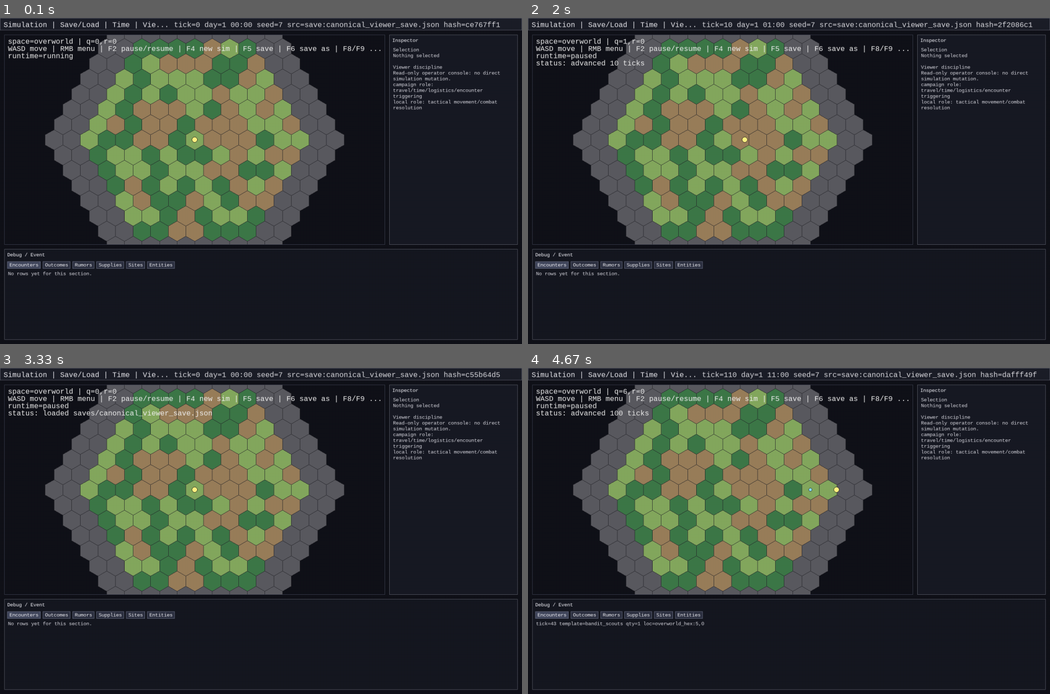
Above: before the commit, frames 1-4 (two rows, left to right).
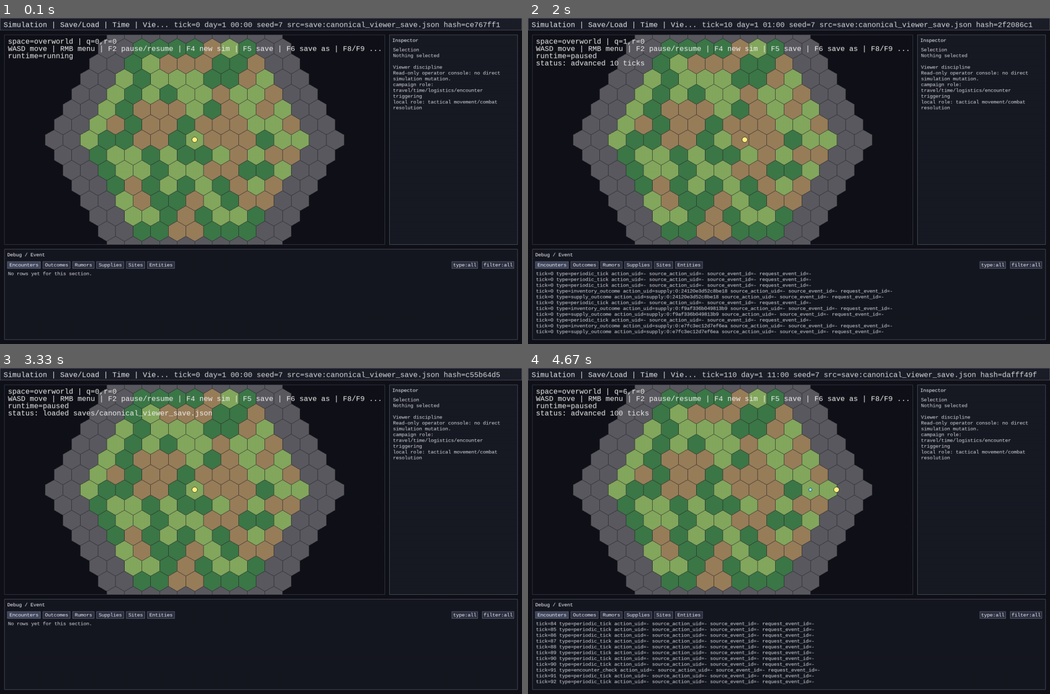
Above: after the commit, the same moments.

Repository: 7seasdotnet/Hexcrawler2
Game: pygame game, started from src/hexcrawler/__main__.py
The game is run twice, just before and just after one commit, with the same random seed, the same clock (stepped at 60 frames per second) and the same inputs.
Inputs:
- Up to frame 1 (0.1 s): no input
- Up to frame 2 (2 s): tap 2 at 0.33, 0.82 s; hold F2 0.67-1.13 s; hold D 0.67-1.13 s; hold F4 1.22-1.68 s; hold D 1.22-1.68 s; hold F5 from 1.77 s (still down); hold D from 1.77 s (still down); tap 1 at 1.92 s
- Up to frame 3 (3.33 s): release F5 at 2.23 s; release D at 2.23 s; hold D 2.32-2.78 s; tap 2 at 2.47 s; hold W 2.87-3.17 s; hold F8 from 3.2 s (still down); hold D from 3.2 s (still down)
- Up to frame 4 (4.67 s): tap 1 at 3.35 s; release F8 at 3.67 s; release D at 3.67 s; hold D 3.7-4.17 s; tap 2 at 3.85 s; hold A from 4.2 s (still down)

The runs differ from the first frame. In frame 1, 0.3% of the frame differs, in the area x 86-99%, y 74-77%; in frame 2, 4.1%, in the area x 1-99%, y 74-97%; in frame 3, 0.3%; in frame 4, 3.5%.

Commit message:
Tighten selected-context debug filtering semantics

Diff:
--- a/src/hexcrawler/cli/pygame_viewer.py
+++ b/src/hexcrawler/cli/pygame_viewer.py
@@ -425,6 +425,9 @@
     spawn_count: int
     entity_count: int
     rumor_signature: str
+    selected_entity_id: str | None
+    debug_filter_mode: str
+    debug_event_type_filter: str | None
 
 
 @dataclass
@@ -433,8 +436,153 @@
     rows_by_section: dict[str, list[str]] = field(default_factory=dict)
 
 
+@dataclass
+class DebugFilterState:
+    mode: str = "all"
+    event_type_filter: str | None = None
+
+
+DEBUG_FILTER_MODE_ORDER: tuple[str, ...] = ("all", "selected_entity", "selected_context", "outcomes_only")
+DEBUG_CONTEXT_FILTER_KEYS: tuple[str, ...] = ("action_uid", "source_action_uid", "source_event_id", "request_event_id")
+
+
 RUMOR_KIND_FILTER_ORDER: tuple[str | None, ...] = (None, "group_arrival", "claim_opportunity", "site_claim")
 
+
+
+
+def _debug_event_type(entry: dict[str, Any]) -> str:
+    return str(entry.get("event_type", "?"))
+
+
+def _debug_context_fields_from_entry(entry: dict[str, Any]) -> dict[str, str]:
+    params = entry.get("params") if isinstance(entry.get("params"), dict) else {}
+    fields: dict[str, str] = {}
+    for key in DEBUG_CONTEXT_FILTER_KEYS:
+        value = params.get(key)
+        if isinstance(value, str) and value:
+            fields[key] = value
+    return fields
+
+
+def _derive_selected_context_filters(
+    sim: Simulation,
+    *,
+    selected_entity_id: str | None,
+    selected_entity: EntityState | None,
+) -> dict[str, frozenset[str]]:
+    filters: dict[str, set[str]] = {key: set() for key in DEBUG_CONTEXT_FILTER_KEYS}
+
+    if selected_entity is not None and isinstance(selected_entity.source_action_uid, str) and selected_entity.source_action_uid:
+        filters["action_uid"].add(selected_entity.source_action_uid)
+
+    preferred_action_uid: str | None = None
+    if selected_entity is not None and isinstance(selected_entity.source_action_uid, str) and selected_entity.source_action_uid:
+        preferred_action_uid = selected_entity.source_action_uid
+
+    if selected_entity_id is not None:
+        for entry in reversed(sim.get_event_trace()):
+            if not isinstance(entry, dict) or not _event_trace_entry_mentions_entity(entry, selected_entity_id):
+                continue
+            entry_fields = _debug_context_fields_from_entry(entry)
+            if preferred_action_uid is not None and entry_fields.get("action_uid") != preferred_action_uid:
+                continue
+            for key, value in entry_fields.items():
+                filters[key].add(value)
+            break
+
+    return {
+        key: frozenset(sorted(values))
+        for key, values in filters.items()
+        if values
+    }
+
+
+def _event_trace_entry_matches_event_type(entry: dict[str, Any], event_type_filter: str | None) -> bool:
+    if event_type_filter is None:
+        return True
+    return _debug_event_type(entry) == event_type_filter
+
+
+def _event_trace_entry_matches_context_filters(
+    entry: dict[str, Any],
+    context_filters: dict[str, frozenset[str]],
+) -> bool:
+    if not context_filters:
+        return False
+    params = entry.get("params") if isinstance(entry.get("params"), dict) else {}
+    for key, allowed_values in context_filters.items():
+        value = params.get(key)
+        if isinstance(value, str) and value in allowed_values:
+            return True
+    return False
+
+
+def _cycle_debug_filter_mode(debug_filter_state: DebugFilterState) -> None:
+    current_index = DEBUG_FILTER_MODE_ORDER.index(debug_filter_state.mode) if debug_filter_state.mode in DEBUG_FILTER_MODE_ORDER else 0
+    debug_filter_state.mode = DEBUG_FILTER_MODE_ORDER[(current_index + 1) % len(DEBUG_FILTER_MODE_ORDER)]
+
+
+def _cycle_debug_event_type_filter(sim: Simulation, debug_filter_state: DebugFilterState) -> None:
+    event_types = sorted({_debug_event_type(entry) for entry in sim.get_event_trace() if isinstance(entry, dict)})
+    order: list[str | None] = [None, *event_types]
+    current_index = order.index(debug_filter_state.event_type_filter) if debug_filter_state.event_type_filter in order else 0
+    debug_filter_state.event_type_filter = order[(current_index + 1) % len(order)]
+
+
+def _debug_filter_label(debug_filter_state: DebugFilterState) -> str:
+    event_type = debug_filter_state.event_type_filter if debug_filter_state.event_type_filter is not None else "all"
+    return f"mode={debug_filter_state.mode} type={event_type}"
+
+
+def _build_debug_filter_trace_rows(
+    sim: Simulation,
+    *,
+    selected_entity_id: str | None,
+    selected_context_filters: dict[str, frozenset[str]],
+    event_type_filter: str | None,
+    mode: str,
+) -> list[dict[str, Any]]:
+    include_outcome_types = {ENCOUNTER_ACTION_OUTCOME_EVENT_TYPE, EXPLORATION_OUTCOME_EVENT_TYPE, INTERACTION_OUTCOME_EVENT_TYPE}
+    rows: list[dict[str, Any]] = []
+    for entry in sim.get_event_trace():
+        if not isinstance(entry, dict):
+            continue
+        if not _event_trace_entry_matches_event_type(entry, event_type_filter):
+            continue
+        if mode == "selected_entity" and selected_entity_id is not None:
+            if not _event_trace_entry_mentions_entity(entry, selected_entity_id):
+                continue
+        elif mode == "selected_context":
+            if not _event_trace_entry_matches_context_filters(entry, selected_context_filters):
+                continue
+        elif mode == "outcomes_only":
+            if _debug_event_type(entry) not in include_outcome_types:
+                continue
+        rows.append(entry)
+    return rows
+
+
+def _format_debug_trace_row(entry: dict[str, Any]) -> str:
+    params = entry.get("params") if isinstance(entry.get("params"), dict) else {}
+    event_type = _debug_event_type(entry)
+    tick = entry.get("tick", "?")
+    action_uid = params.get("action_uid", "-")
+    if not isinstance(action_uid, str) or not action_uid:
+        action_uid = "-"
+    source_action_uid = params.get("source_action_uid", "-")
+    if not isinstance(source_action_uid, str) or not source_action_uid:
+        source_action_uid = "-"
+    source_event_id = params.get("source_event_id", "-")
+    if not isinstance(source_event_id, str) or not source_event_id:
+        source_event_id = "-"
+    request_event_id = params.get("request_event_id", "-")
+    if not isinstance(request_event_id, str) or not request_event_id:
+        request_event_id = "-"
+    return (
+        f"tick={tick} type={event_type} action_uid={action_uid} source_action_uid={source_action_uid} "
+        f"source_event_id={source_event_id} request_event_id={request_event_id}"
+    )
 
 @dataclass(frozen=True)
 class MarkerRecord:
@@ -1480,7 +1628,7 @@
     return content_rect, wrapped_count
 
 
-def _debug_panel_cache_key(sim: Simulation, rumor_state: RumorPanelState) -> DebugPanelCacheKey:
+def _debug_panel_cache_key(sim: Simulation, rumor_state: RumorPanelState, debug_filter_state: DebugFilterState) -> DebugPanelCacheKey:
     rumor_signature = json.dumps({
         "mode": rumor_state.mode,
         "kind": rumor_state.kind_filter,
@@ -1498,23 +1646,27 @@
         spawn_count=len(sim.state.world.spawn_descriptors),
         entity_count=len(sim.state.entities),
         rumor_signature=rumor_signature,
+        selected_entity_id=sim.selected_entity_id(owner_entity_id=PLAYER_ID),
+        debug_filter_mode=debug_filter_state.mode,
+        debug_event_type_filter=debug_filter_state.event_type_filter,
     )
 
 
 def build_debug_panel_render_cache(
     sim: Simulation,
     rumor_state: RumorPanelState,
+    debug_filter_state: DebugFilterState,
     cache: DebugPanelRenderCache,
 ) -> dict[str, list[str]]:
-    next_key = _debug_panel_cache_key(sim, rumor_state)
+    next_key = _debug_panel_cache_key(sim, rumor_state, debug_filter_state)
     if cache.key == next_key and cache.rows_by_section:
         return cache.rows_by_section
     cache.key = next_key
-    cache.rows_by_section = _debug_rows_by_section(sim, rumor_state)
+    cache.rows_by_section = _debug_rows_by_section(sim, rumor_state, debug_filter_state)
     return cache.rows_by_section
 
 
-def _debug_rows_by_section(sim: Simulation, rumor_state: RumorPanelState) -> dict[str, list[str]]:
+def _debug_rows_by_section(sim: Simulation, rumor_state: RumorPanelState, debug_filter_state: DebugFilterState) -> dict[str, list[str]]:
     spawned_entities = [
         entity
         for entity in sorted(sim.state.entities.values(), key=lambda current: current.entity_id)
@@ -1541,23 +1693,39 @@
         )
         for record in sim.state.world.spawn_descriptors
     ])
-    encounter_rows = recent_signals + recent_tracks + recent_spawns
-
-    filtered_trace = [
+    selected_entity_id = sim.selected_entity_id(owner_entity_id=PLAYER_ID)
+    selected_entity = sim.state.entities.get(selected_entity_id) if selected_entity_id is not None else None
+    selected_context_filters = _derive_selected_context_filters(
+        sim,
+        selected_entity_id=selected_entity_id,
+        selected_entity=selected_entity,
+    )
+
+    filtered_trace = _build_debug_filter_trace_rows(
+        sim,
+        selected_entity_id=selected_entity_id,
+        selected_context_filters=selected_context_filters,
+        event_type_filter=debug_filter_state.event_type_filter,
+        mode=debug_filter_state.mode,
+    )
+    encounter_trace_rows = _section_entries([_format_debug_trace_row(entry) for entry in filtered_trace])
+    encounter_rows = _section_entries(recent_signals + recent_tracks + recent_spawns + encounter_trace_rows)
+
+    outcome_trace = [
         entry
-        for entry in sim.get_event_trace()
-        if entry.get("event_type") in {ENCOUNTER_ACTION_OUTCOME_EVENT_TYPE, EXPLORATION_OUTCOME_EVENT_TYPE, INTERACTION_OUTCOME_EVENT_TYPE}
+        for entry in filtered_trace
+        if _debug_event_type(entry) in {ENCOUNTER_ACTION_OUTCOME_EVENT_TYPE, EXPLORATION_OUTCOME_EVENT_TYPE, INTERACTION_OUTCOME_EVENT_TYPE}
     ]
     outcome_rows = _section_entries([
         (
             f"tick={entry.get('tick', '?')} action_uid={params.get('action_uid', '?')} action={params.get('action_type', params.get('action', '?'))} "
             f"outcome={params.get('outcome', '?')} template={params.get('template_id', '-') or '-'}"
         )
-        for entry in filtered_trace
+        for entry in outcome_trace
         for params in [entry.get("params") if isinstance(entry.get("params"), dict) else {}]
     ])
 
-    supply_outcomes = [entry for entry in sim.get_event_trace() if entry.get("event_type") == SUPPLY_OUTCOME_EVENT_TYPE]
+    supply_outcomes = [entry for entry in filtered_trace if entry.get("event_type") == SUPPLY_OUTCOME_EVENT_TYPE]
     supply_rows = _section_entries([
         (
             f"tick={entry.get('tick', '?')} entity={params.get('entity_id', '?')} item={params.get('item_id', '?')} "
@@ -1601,13 +1769,14 @@
     scroll_state: EncounterPanelScrollState,
     active_section: str,
     rumor_state: RumorPanelState,
+    debug_filter_state: DebugFilterState,
     panel_rect: pygame.Rect,
     cache: DebugPanelRenderCache,
 ) -> tuple[dict[str, pygame.Rect], dict[str, int]]:
     content_rect = _render_panel_frame(screen, panel_rect, "Debug / Event", font, bg_color=(22, 24, 33))
     section_rects: dict[str, pygame.Rect] = {}
 
-    rows_by_section = build_debug_panel_render_cache(sim, rumor_state, cache)
+    rows_by_section = build_debug_panel_render_cache(sim, rumor_state, debug_filter_state, cache)
     section_counts = {section: len(rows) for section, rows in rows_by_section.items()}
 
     tab_x = content_rect.x
@@ -1621,6 +1790,28 @@
         screen.blit(tab_surface, (tab_rect.x + 6, tab_rect.y + 2))
         section_rects[section_name] = tab_rect
         tab_x = tab_rect.right + 6
+
+    filter_mode_text = _truncate_text_to_pixel_width(f"filter:{debug_filter_state.mode}", font, max(60, content_rect.width // 3))
+    filter_mode_surface = font.render(filter_mode_text, True, (240, 240, 245))
+    filter_mode_rect = pygame.Rect(content_rect.right - filter_mode_surface.get_width() - 10, tab_y, filter_mode_surface.get_width() + 8, 20)
+    pygame.draw.rect(screen, (44, 48, 64), filter_mode_rect)
+    pygame.draw.rect(screen, (110, 115, 135), filter_mode_rect, 1)
+    screen.blit(filter_mode_surface, (filter_mode_rect.x + 4, filter_mode_rect.y + 2))
+    section_rects["debug_filter_mode"] = filter_mode_rect
+
+    type_label = debug_filter_state.event_type_filter if debug_filter_state.event_type_filter is not None else "all"
+    filter_type_text = _truncate_text_to_pixel_width(f"type:{type_label}", font, max(60, content_rect.width // 3))
+    filter_type_surface = font.render(filter_type_text, True, (240, 240, 245))
+    filter_type_rect = pygame.Rect(
+        max(content_rect.x, filter_mode_rect.x - filter_type_surface.get_width() - 20),
+        tab_y,
+        filter_type_surface.get_width() + 8,
+        20,
+    )
+    pygame.draw.rect(screen, (44, 48, 64), filter_type_rect)
+    pygame.draw.rect(screen, (110, 115, 135), filter_type_rect, 1)
+    screen.blit(filter_type_surface, (filter_type_rect.x + 4, filter_type_rect.y + 2))
+    section_rects["debug_filter_type"] = filter_type_rect
 
     rows_rect = pygame.Rect(content_rect.x, tab_y + 26, content_rect.width, max(1, content_rect.bottom - (tab_y + 26)))
     section_rects["rows"] = rows_rect
@@ -2326,6 +2517,7 @@
     panel_section_counts: dict[str, int] = {}
     active_panel_section = "encounters"
     rumor_panel_state = RumorPanelState()
+    debug_filter_state = DebugFilterState()
     show_local_arena_overlay = False
     debug_panel_cache = DebugPanelRenderCache()
 
@@ -2402,6 +2594,12 @@
             elif event.type == pygame_module.KEYDOWN and event.key == pygame_module.K_F3:
                 show_local_arena_overlay = not show_local_arena_overlay
                 status_message = f"local arena overlay {'on' if show_local_arena_overlay else 'off'}"
+            elif event.type == pygame_module.KEYDOWN and event.key == pygame_module.K_F10:
+                _cycle_debug_filter_mode(debug_filter_state)
+                status_message = _debug_filter_label(debug_filter_state)
+            elif event.type == pygame_module.KEYDOWN and event.key == pygame_module.K_F11:
+                _cycle_debug_event_type_filter(sim, debug_filter_state)
+                status_message = _debug_filter_label(debug_filter_state)
             elif event.type == pygame_module.KEYDOWN and event.key in (pygame_module.K_PAGEUP, pygame_module.K_PAGEDOWN):
                 delta = -1 if event.key == pygame_module.K_PAGEUP else 1
                 panel_scroll.scroll(
@@ -2439,7 +2637,13 @@
                     if section_rect is not None and section_rect.collidepoint(event.pos):
                         active_panel_section = section_name
                         break
-                if active_panel_section == "rumors":
+                if panel_section_rects.get("debug_filter_mode") is not None and panel_section_rects["debug_filter_mode"].collidepoint(event.pos):
+                    _cycle_debug_filter_mode(debug_filter_state)
+                    status_message = _debug_filter_label(debug_filter_state)
+                elif panel_section_rects.get("debug_filter_type") is not None and panel_section_rects["debug_filter_type"].collidepoint(event.pos):
+                    _cycle_debug_event_type_filter(sim, debug_filter_state)
+                    status_message = _debug_filter_label(debug_filter_state)
+                elif active_panel_section == "rumors":
                     if panel_section_rects.get("rumor_kind") is not None and panel_section_rects["rumor_kind"].collidepoint(event.pos):
                         _cycle_rumor_kind_filter(rumor_panel_state)
                         _refresh_rumor_query(controller, rumor_panel_state)
@@ -2597,6 +2801,7 @@
             panel_scroll,
             active_panel_section,
             rumor_panel_state,
+            debug_filter_state,
             layout.debug_panel,
             debug_panel_cache,
         )
--- a/tests/test_pygame_viewer_cli.py
+++ b/tests/test_pygame_viewer_cli.py
@@ -5,6 +5,7 @@
 
 from hexcrawler.cli.pygame_viewer import (
     PLAYER_ID,
+    DebugFilterState,
     RumorPanelState,
     SimulationController,
     ViewerRuntimeController,
@@ -27,6 +28,10 @@
     _selected_entity_lines,
     _selected_entity_recent_trace_rows,
     _event_trace_entry_mentions_entity,
+    _build_debug_filter_trace_rows,
+    _cycle_debug_event_type_filter,
+    _cycle_debug_filter_mode,
+    _debug_rows_by_section,
 )
 from hexcrawler.sim.core import EntityState
 from hexcrawler.sim.encounters import (
@@ -678,3 +683,122 @@
     assert _event_trace_entry_mentions_entity(entry, "entity:a") is True
     assert _event_trace_entry_mentions_entity(entry, "entity:b") is True
     assert _event_trace_entry_mentions_entity(entry, "entity:c") is False
+
+
+def test_debug_filter_selected_entity_includes_relevant_rows_only() -> None:
+    sim = _build_viewer_simulation("content/examples/basic_map.json", with_encounters=False)
+    selected_entity_id = "investigator:test"
+    investigator = EntityState(entity_id=selected_entity_id, position_x=1.0, position_y=1.0, space_id="overworld")
+    sim.add_entity(investigator)
+
+    sim.schedule_event_at(sim.state.tick, "relevant", {"entity_id": selected_entity_id, "action_uid": "a-1"})
+    sim.schedule_event_at(sim.state.tick, "irrelevant", {"entity_id": "other:1", "action_uid": "a-2"})
+    sim.advance_ticks(1)
+
+    rows = _build_debug_filter_trace_rows(
+        sim,
+        selected_entity_id=selected_entity_id,
+        selected_context_filters={},
+        event_type_filter=None,
+        mode="selected_entity",
+    )
+
+    assert any(entry.get("event_type") == "relevant" for entry in rows)
+    assert all(entry.get("event_type") != "irrelevant" for entry in rows)
+
+
+def test_debug_filter_event_type_cycle_and_rows_are_deterministic() -> None:
+    sim = _build_viewer_simulation("content/examples/basic_map.json", with_encounters=False)
+    sim.schedule_event_at(sim.state.tick, "bbb", {"action_uid": "a-1"})
+    sim.schedule_event_at(sim.state.tick, "aaa", {"action_uid": "a-2"})
+    sim.advance_ticks(1)
+
+    debug_filter_state = DebugFilterState()
+    _cycle_debug_event_type_filter(sim, debug_filter_state)
+    assert debug_filter_state.event_type_filter == "aaa"
+    _cycle_debug_event_type_filter(sim, debug_filter_state)
+    assert debug_filter_state.event_type_filter == "bbb"
+
+    rows = _build_debug_filter_trace_rows(
+        sim,
+        selected_entity_id=None,
+        selected_context_filters={},
+        event_type_filter=debug_filter_state.event_type_filter,
+        mode="all",
+    )
+    assert rows
+    assert all(entry.get("event_type") == "bbb" for entry in rows)
+
+
+def test_debug_filter_preserves_stable_ordering_under_filtering() -> None:
+    sim = _build_viewer_simulation("content/examples/basic_map.json", with_encounters=False)
+    selected_entity_id = "investigator:test"
+    investigator = EntityState(entity_id=selected_entity_id, position_x=0.0, position_y=0.0, space_id="overworld")
+    sim.add_entity(investigator)
+
+    for index in range(3):
+        sim.schedule_event_at(sim.state.tick, f"ev_{index}", {"entity_id": selected_entity_id, "action_uid": f"uid-{index}"})
+    sim.advance_ticks(1)
+
+    rows = _build_debug_filter_trace_rows(
+        sim,
+        selected_entity_id=selected_entity_id,
+        selected_context_filters={},
+        event_type_filter=None,
+        mode="selected_entity",
+    )
+
+    assert [entry.get("event_type") for entry in rows] == ["ev_0", "ev_1", "ev_2"]
+
+
+def test_debug_filter_state_does_not_mutate_world_or_sim_hash() -> None:
+    sim = _build_viewer_simulation("content/examples/basic_map.json", with_encounters=False)
+    world_before = world_hash(sim.state.world)
+    sim_hash_before = simulation_hash(sim)
+    debug_filter_state = DebugFilterState()
+
+    _cycle_debug_filter_mode(debug_filter_state)
+    _cycle_debug_event_type_filter(sim, debug_filter_state)
+
+    assert world_hash(sim.state.world) == world_before
+    assert simulation_hash(sim) == sim_hash_before
+
+
+def test_debug_filter_render_rows_are_bounded_and_stable() -> None:
+    sim = _build_viewer_simulation("content/examples/basic_map.json", with_encounters=False)
+    selected_entity_id = "investigator:test"
+    investigator = EntityState(entity_id=selected_entity_id, position_x=1.0, position_y=1.0, space_id="overworld")
+    investigator.source_action_uid = "ctx-7"
+    sim.add_entity(investigator)
+    controller = SimulationController(sim=sim, entity_id=PLAYER_ID)
+    controller.set_selected_entity(selected_entity_id)
+    sim.schedule_event_at(sim.state.tick, "ctx_match", {"entity_id": selected_entity_id, "action_uid": "ctx-7"})
+    sim.schedule_event_at(sim.state.tick, "ctx_miss", {"entity_id": selected_entity_id, "action_uid": "ctx-8"})
+    sim.advance_ticks(1)
+
+    rumor_state = RumorPanelState()
+    debug_filter_state = DebugFilterState(mode="selected_context")
+    rows = _debug_rows_by_section(sim, rumor_state, debug_filter_state)
+
+    assert set(rows) == {"encounters", "outcomes", "rumors", "supplies", "sites", "entities"}
+    assert len(rows["encounters"]) <= 30
+    assert any("action_uid=ctx-7" in row for row in rows["encounters"])
+    assert all("action_uid=ctx-8" not in row for row in rows["encounters"])
+
+
+def test_debug_selected_context_filter_is_key_scoped_not_cross_field() -> None:
+    sim = _build_viewer_simulation("content/examples/basic_map.json", with_encounters=False)
+    sim.schedule_event_at(sim.state.tick, "ctx_source_event", {"source_event_id": "ctx-22"})
+    sim.schedule_event_at(sim.state.tick, "ctx_action_overlap", {"action_uid": "ctx-22"})
+    sim.advance_ticks(1)
+
+    rows = _build_debug_filter_trace_rows(
+        sim,
+        selected_entity_id=None,
+        selected_context_filters={"source_event_id": frozenset({"ctx-22"})},
+        event_type_filter=None,
+        mode="selected_context",
+    )
+
+    assert any(entry.get("event_type") == "ctx_source_event" for entry in rows)
+    assert all(entry.get("event_type") != "ctx_action_overlap" for entry in rows)
--- a/tests/test_pygame_viewer_layout.py
+++ b/tests/test_pygame_viewer_layout.py
@@ -2,6 +2,7 @@
 
 from hexcrawler.cli.pygame_viewer import (
     PLAYER_ID,
+    DebugFilterState,
     DebugPanelRenderCache,
     EncounterPanelScrollState,
     RumorPanelState,
@@ -111,13 +112,14 @@
     rumor_state = RumorPanelState()
     cache = DebugPanelRenderCache()
 
-    rows_first = build_debug_panel_render_cache(sim, rumor_state, cache)
-    rows_second = build_debug_panel_render_cache(sim, rumor_state, cache)
+    debug_filter_state = DebugFilterState()
+    rows_first = build_debug_panel_render_cache(sim, rumor_state, debug_filter_state, cache)
+    rows_second = build_debug_panel_render_cache(sim, rumor_state, debug_filter_state, cache)
 
     assert rows_first is rows_second
 
     sim.advance_ticks(1)
-    rows_third = build_debug_panel_render_cache(sim, rumor_state, cache)
+    rows_third = build_debug_panel_render_cache(sim, rumor_state, debug_filter_state, cache)
     assert rows_third is not rows_second
 
 
Not shown, changed: docs/STATUS.md
